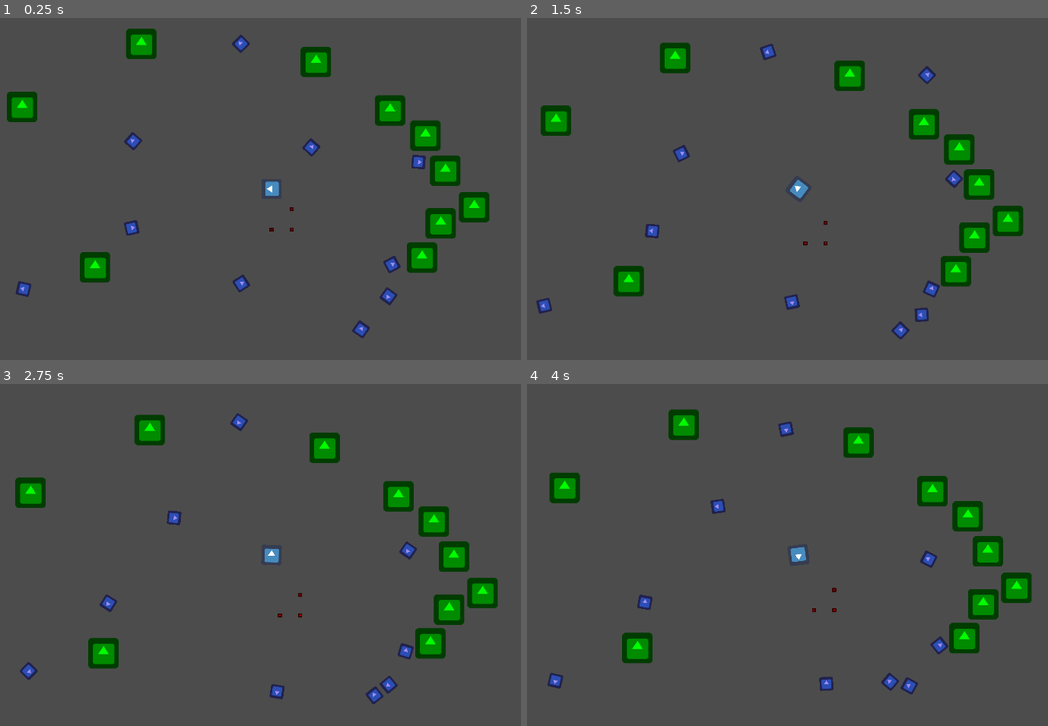
Above: before the commit, frames 1-4 (two rows, left to right).
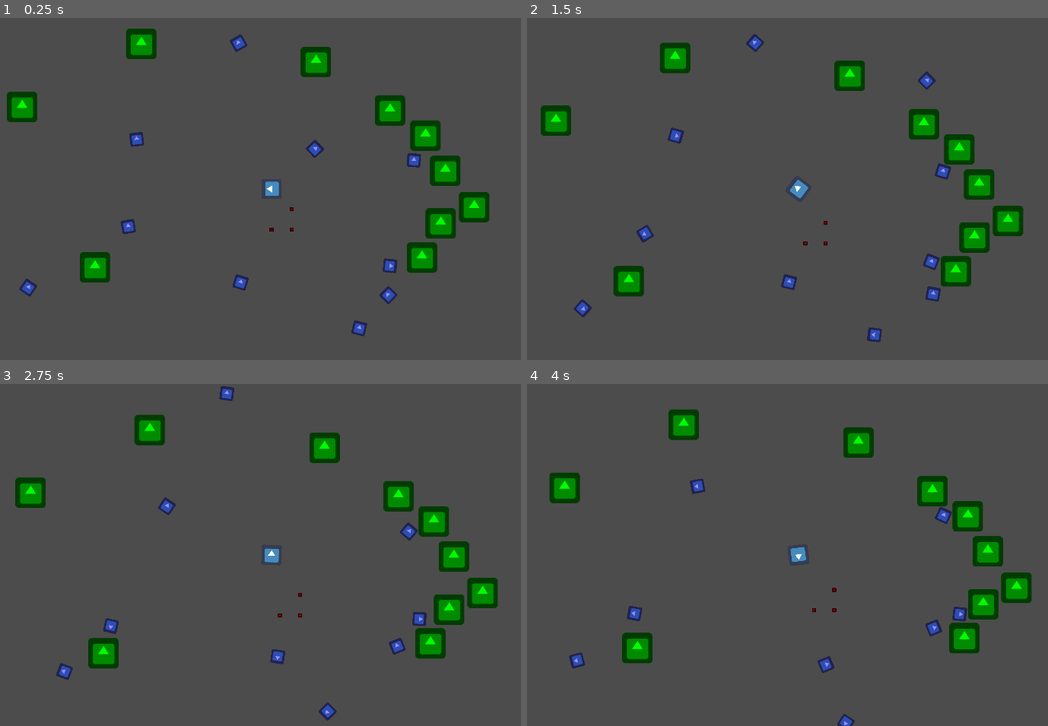
Above: after the commit, the same moments.

Repository: ebrahimebrahim/hungry_and_slow
Game: Godot game, scene res://Main.tscn
Same seed, same stepped clock (60 frames per second), same inputs: the game is played once before the commit and once after it. The engine's default icon, where the game draws it, is replaced by a stand-in: a white triangle on a blue panel in a dark square.
Inputs (mouse positions are in pixels of both pictures, inside the frame that each line leads up to):
- Up to frame 1 (0.25 s): no input
- Up to frame 2 (1.5 s): move the mouse to (933, 171) at 0.52 s; click (933, 171) at 0.67 s; move the mouse to (678, 206) at 1.27 s; click (678, 206) at 1.42 s
- Up to frame 3 (2.75 s): move the mouse to (333, 479) at 2.02 s; click (333, 479) at 2.17 s
- Up to frame 4 (4 s): move the mouse to (766, 623) at 2.77 s; click (766, 623) at 2.92 s; move the mouse to (980, 606) at 3.52 s; click (980, 606) at 3.67 s

The runs differ from the first frame. In frame 1, 0.9% of the frame differs, in the area x 3-82%, y 4-94%; in frame 2, 1.9%, in the area x 1-84%, y 4-95%; in frame 3, 1.8%; in frame 4, 1.7%.

Commit message:
make Creature.direction_vec a setget

Diff:
--- a/hungry_and_slow/Creature.gd
+++ b/hungry_and_slow/Creature.gd
@@ -1,6 +1,6 @@
 extends KinematicBody2D
 
-export var direction_vec = Vector2(0,-1)
+export var direction_vec = Vector2(0,-1) setget update_direction
 
 export var max_rot_speed = deg2rad(360*6)
 
--- a/hungry_and_slow/Prey.gd
+++ b/hungry_and_slow/Prey.gd
@@ -27,7 +27,7 @@
 		step_rotate(position - last_known_player_pos,delta)
 		step_move_ahead(max_speed)
 	else:
-		step_rotate(Vector2(1,0).rotated(randf()*2*PI),delta)
+		step_rotate(direction_vec.rotated(0.5*(0.5-randf())*2*PI),delta)
 		step_move_ahead(max_speed/5)
 
 
